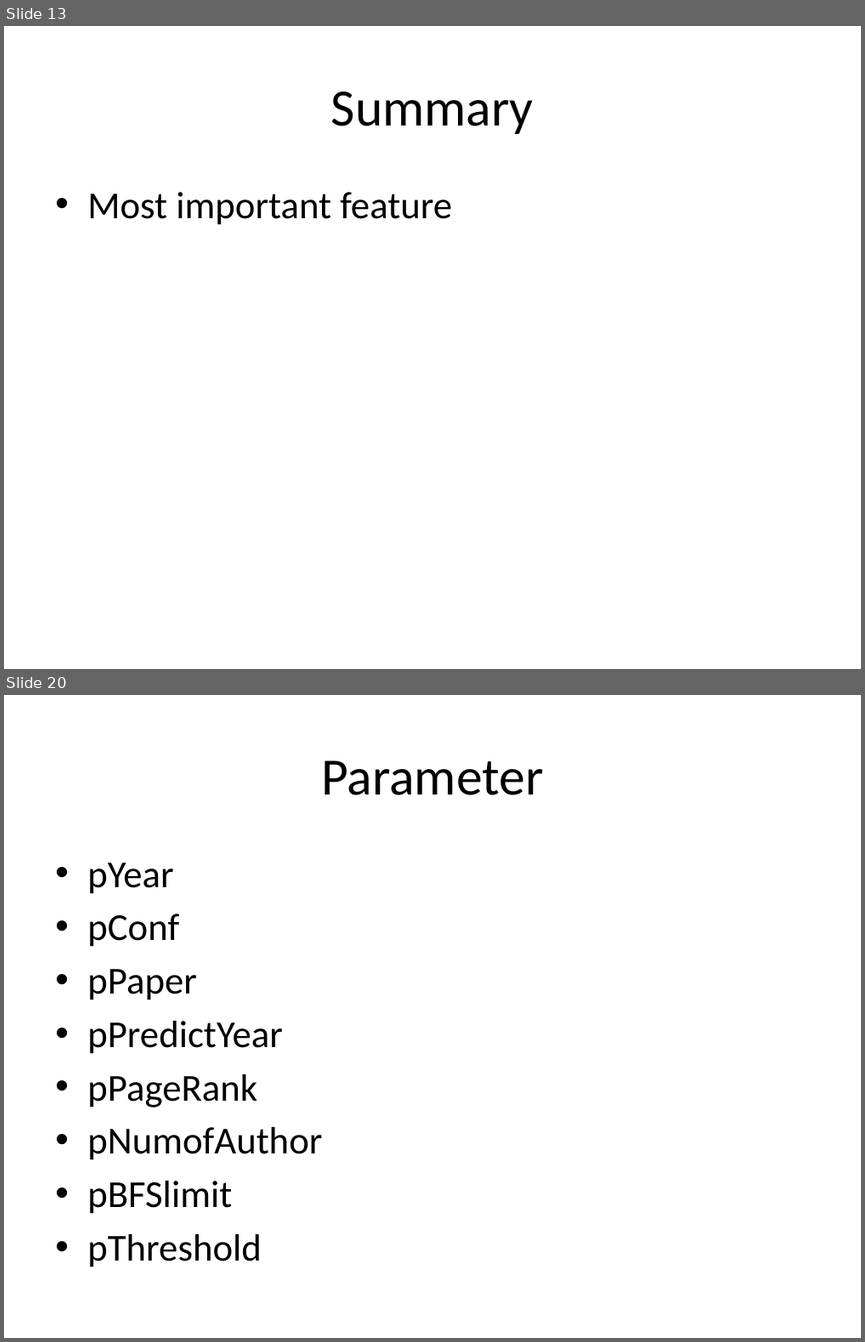
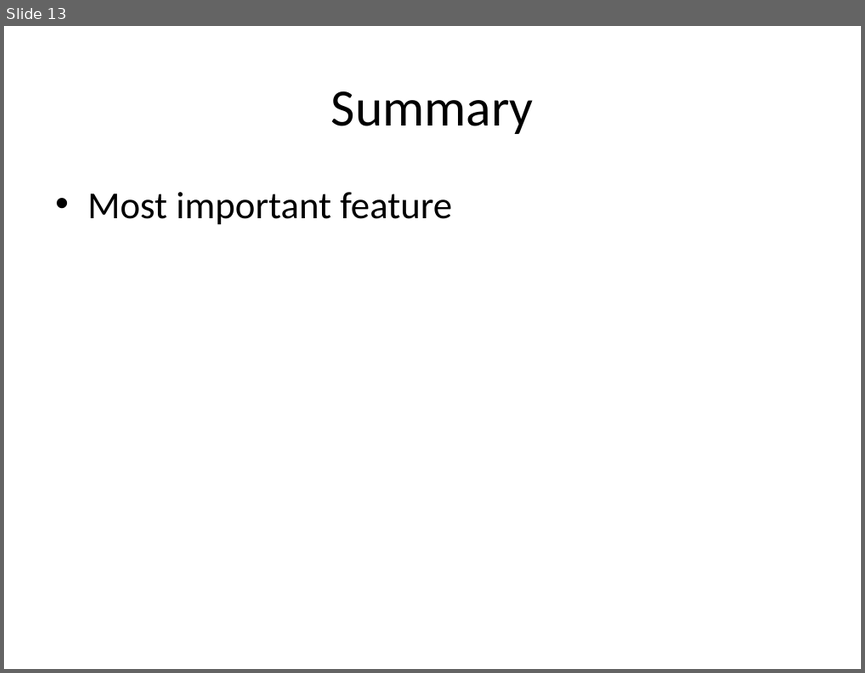
Before and after one commit to yftung7/2014_DM_Project, a slide deck: Project/Readme_v2.pptx. Shown one above the other, each under a label of ours: slides 13 and 20 before the commit, slide 13 after it; the slides between them are not shown. The pictures are 865x1342 and 865x673 pixels, drawn with LibreOffice and Linux fonts; fonts in the diff are those of the drawing. Boxes give left, top, right and bottom in pixels: in the first picture for what was removed or moved away, otherwise in the second. Text is boxed around its words. In the diff, an @@ line names an element or a change of style, - is before the commit and + after.

```diff
--- a/Project/Readme_v2.pptx
+++ b/Project/Readme_v2.pptx
@@ slide 20 removed at (4,695,861,1338), background #C7EDCC @@
@@ title removed at (321,760,543,795) @@
-Parameter
@@ text removed at (87,862,322,1267) @@
-• pYear
-• pConf
-• pPaper
-• pPredictYear
-• pPageRank
-• pNumofAuthor
-• pBFSlimit
-• pThreshold
```
Also in this commit, not shown: 7 other slides removed.
